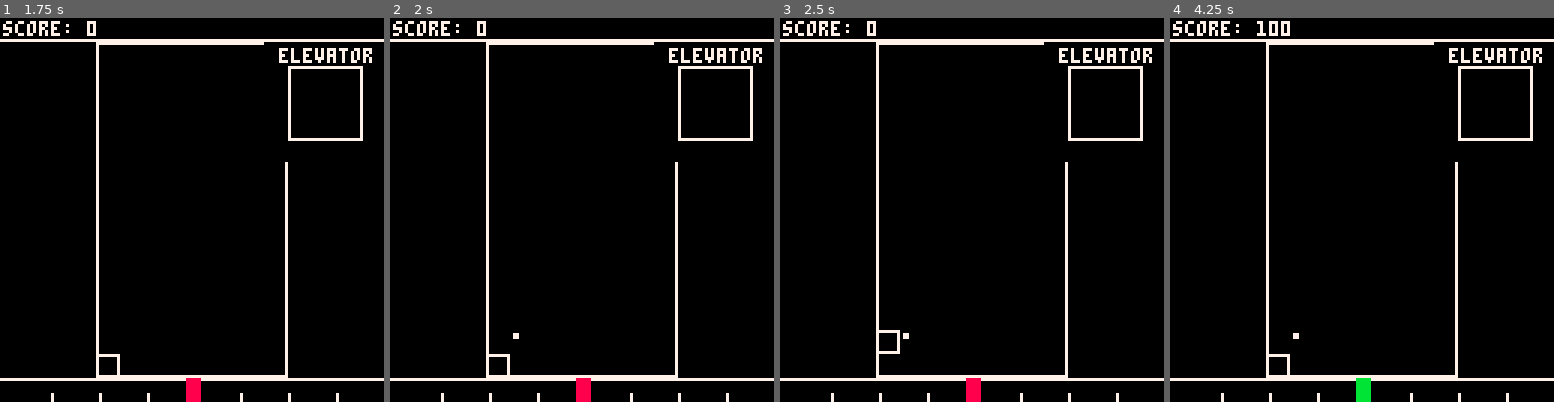
Above: before the commit, frames 1-4 (left to right).
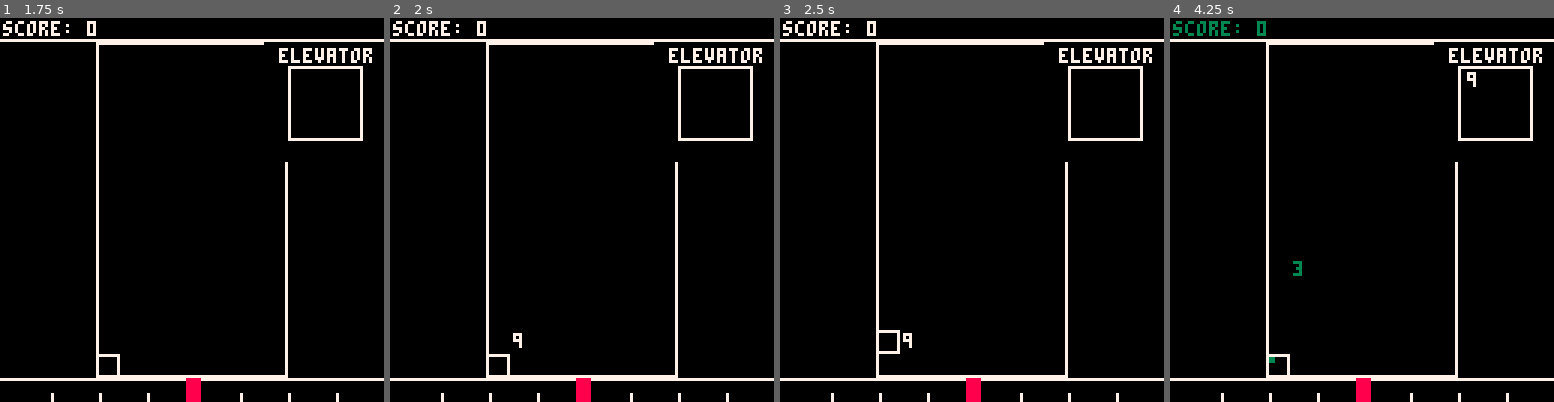
Above: after the commit, the same moments.

Repository: GerodruS/gj211219
Game: PICO-8 cartridge game.p8
Two runs of this game, one before a commit and one after it. Both use one fixed random seed, a clock stepped at 60 frames per second and the inputs below.
Inputs:
- Up to frame 1 (1.75 s): hold Right from 1.6 s (still down)
- Up to frame 2 (2 s): keep holding Right
- Up to frame 3 (2.5 s): release Right at 2.1 s; hold Up 2.15-2.42 s; hold Right from 2.47 s (still down)
- Up to frame 4 (4.25 s): release Right at 3.03 s; hold Left 3.08-3.58 s; hold Down 3.63-3.97 s; hold Right from 4.02 s (still down)

Frame 1 is identical in both runs. In frame 2, less than 0.1% of the frame differs, in the area x 32-35%, y 82-86%; in frame 3, less than 0.1%; in frame 4, 1.0%, in the area x 0-80%, y 0-100%.

Commit message:
Added destinations for passengers

Diff:
--- a/game.p8
+++ b/game.p8
@@ -55,15 +55,39 @@
 -- elevator and floors
 local passengers={0,0,0,0,0,0,0,0,0}
 
+local function has_space()
+ return passengers[9]==0
+end
+
+local function add_p(floor)
+ for i=1,9 do
+  if passengers[i]==0 then
+   passengers[i]=floor
+   return
+  end
+ end
+end
+
+local function del_p(floor)
+ for i=1,9 do
+  if passengers[i]==floor then
+   for j=i,8 do
+    passengers[j]=passengers[j+1]
+   end
+   passengers[9]=0
+   return true
+  end
+ end
+ return false
+end
+
 function init_elevator()
  min_floor=1
- max_floor=3
+ max_floor=9
  first_floor_pos={33,113}
  floor_size={8,8}
 
  current_floor=1
- elevator_content=0
- max_elvtr_content=9
 end
 
 function update_elevator()
@@ -91,17 +115,16 @@
   success=can_move
   if success then
    if dp[1]<0 then
-    success=0<queues[current_floor]and
-            elevator_content<max_elvtr_content
+    success=has_space()
     if success then
-     queues[current_floor]-=1
-     elevator_content+=1
+     local d=dequeue(current_floor)
+     success=d~=nil
+     if (success) add_p(d)
     end
    else
-    success=0<elevator_content
+    success=del_p(current_floor)
     if success then
-     elevator_content-=1
-     delivary_completed()
+     delivery_completed()
     end
    end
   end
@@ -112,31 +135,65 @@
  local x=first_floor_pos[1]
  local y=-(current_floor-1)*floor_size[2]+first_floor_pos[2]
  spr(4,x-1,y-1)
- for i=0,elevator_content-1 do
-  local xx=x+(i%3)*2
-  local yy=y+flr(i/3)*2
-  rectfill(xx,yy,xx+1,yy+1,3)
- end
 
  color(7)
  print('elevator',93,10)
+
+ local count=0
  for i=0,8 do
   local p=passengers[i+1]
   if p~=0 then
    local x=12*8+8*(i%3)+3
    local y=2*8+8*flr(i/3)+2
    print(p,x,y)
-  end
+   count+=1
+  end
+ end
+
+ for i=0,count-1 do
+  local xx=x+(i%3)*2
+  local yy=y+flr(i/3)*2
+  rectfill(xx,yy,xx+1,yy+1,3)
  end
 end
 
 -->8
 -- queues
+local queues={
+ {0,0,0,0,0},
+ {0,0,0,0,0},
+ {0,0,0,0,0},
+ {0,0,0,0,0},
+ {0,0,0,0,0},
+ {0,0,0,0,0},
+ {0,0,0,0,0},
+ {0,0,0,0,0},
+ {0,0,0,0,0},
+}
+
+local function get_destination(floor)
+ local skip= (1<floor and floor<9) and 3 or 2
+ local n=9-skip
+ n=flr(rnd(n))+1
+ if (floor-1<=n) n+=skip
+ return n
+end
+
+function dequeue(floor)
+ local q=queues[floor]
+ local d=q[1]
+ if d==0 then
+  return nil
+ else
+  for i=1,4 do
+   q[i]=q[i+1]
+  end
+  q[5]=0
+  return d
+ end
+end
+
 function init_queues()
- queues={}
- for i=min_floor,max_floor do
-  queues[i]=0
- end
  gen_delay=1
  next_gen=rnd(gen_delay)+1
  max_queue=5
@@ -147,8 +204,13 @@
  if next_gen<0 then
   next_gen+=rnd(gen_delay)+1
   local floor=min_floor+flr(rnd(max_floor-min_floor+1))
-  if queues[floor]<max_queue then
-   queues[floor]+=1
+  if queues[floor][5]==0 then
+   for i=1,5 do
+    if queues[floor][i]==0 then
+     queues[floor][i]=get_destination(floor)
+     break
+    end
+   end
   else
    init_game_over_state()
   end
@@ -159,9 +221,13 @@
  local x=first_floor_pos[1]+floor_size[1]
  for i=min_floor,max_floor do
   local y=first_floor_pos[2]-floor_size[2]*(i-1)
-  for j=1,queues[i] do
-   local dx=x+floor_size[1]*(j-1)
-   rectfill(dx,y,dx+1,y+1,7)
+  for j=1,5 do
+   local d=queues[i][j]
+   if d~=0 then
+	   local dx=x+floor_size[1]*(j-1)
+--	   rectfill(dx,y,dx+1,y+1,7)
+    print(d,dx,y)
+   end
   end
  end
 end
@@ -175,7 +241,7 @@
  print('score: '..score,1,1)
 end
 
-function delivary_completed()
+function delivery_completed()
  score+=100
 end
 -->8
